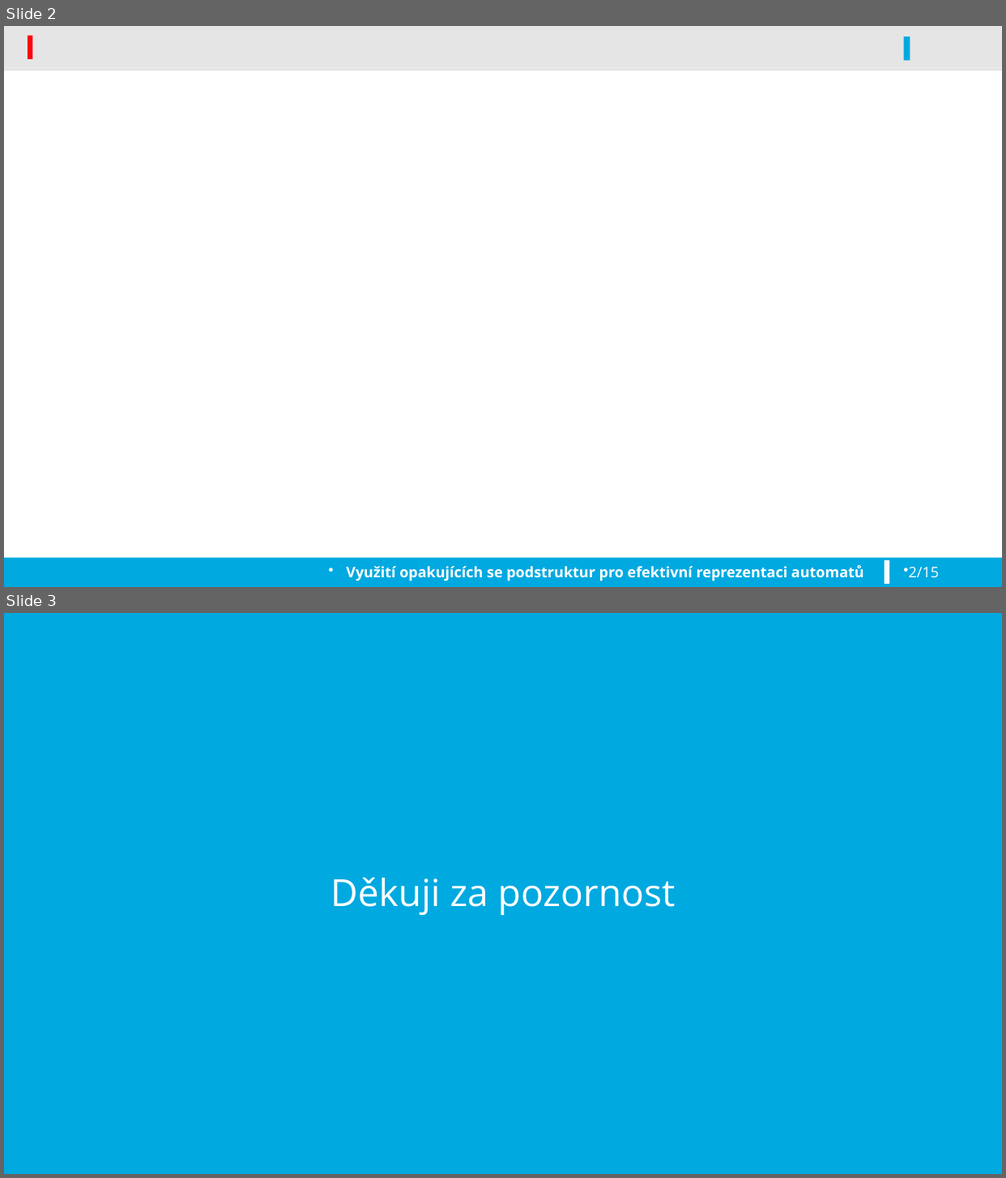
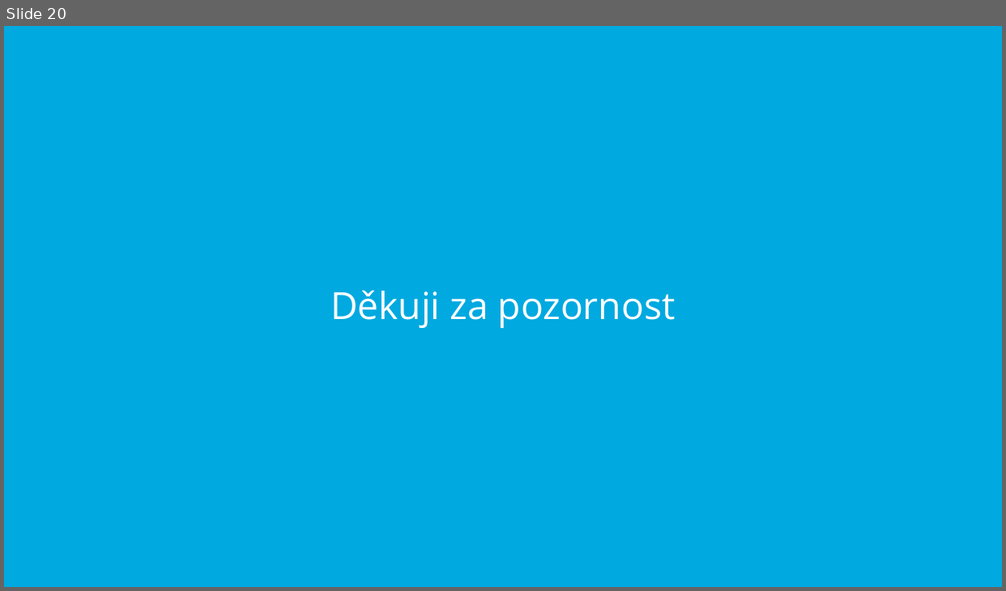
Before and after one commit to koniksedy/VUT-FIT, a slide deck: SPP-prezentace.pptx. Shown one above the other, each under a label of ours: slides 2 and 3 before the commit, slide 20 after it. The pictures are 1006x1178 and 1006x591 pixels, drawn with LibreOffice and Linux fonts; fonts in the diff are those of the drawing; background and template pictures are left out. Boxes give left, top, right and bottom in pixels: in the first picture for what was removed or moved away, otherwise in the second. Text is boxed around its words. In the diff, an @@ line names an element or a change of style, - is before the commit and + after.

```diff
--- a/SPP-prezentace.pptx
+++ b/SPP-prezentace.pptx
@@ slide 2 removed at box(4, 26, 1002, 587), background #FFFFFF @@
@@ rectangle removed at box(4, 26, 1002, 68) @@
@@ rectangle removed at box(27, 36, 32, 60) @@
@@ rectangle removed at box(904, 37, 910, 61) @@
@@ rectangle removed at box(4, 68, 1002, 71) @@
@@ rectangle removed at box(4, 558, 1002, 587) @@
@@ text removed at box(346, 565, 864, 582) @@
-Využití opakujících se podstruktur pro efektivní reprezentaci automatů
@@ rectangle removed at box(884, 561, 889, 584) @@
@@ page number removed at box(909, 567, 939, 578) @@
-2/15
@@ what was slide 3 is now slide 20 @@
```
Also in this commit, not shown: 1 slide changed, 18 slides added, 1 other file.
